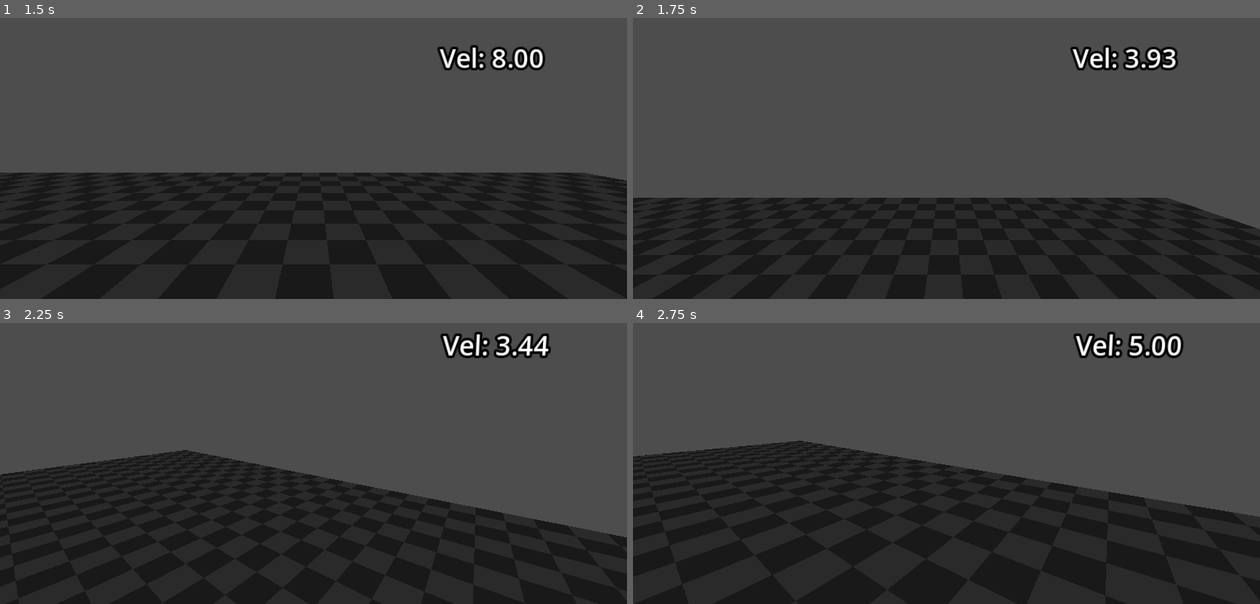
Above: before the commit, frames 1-4 (two rows, left to right).
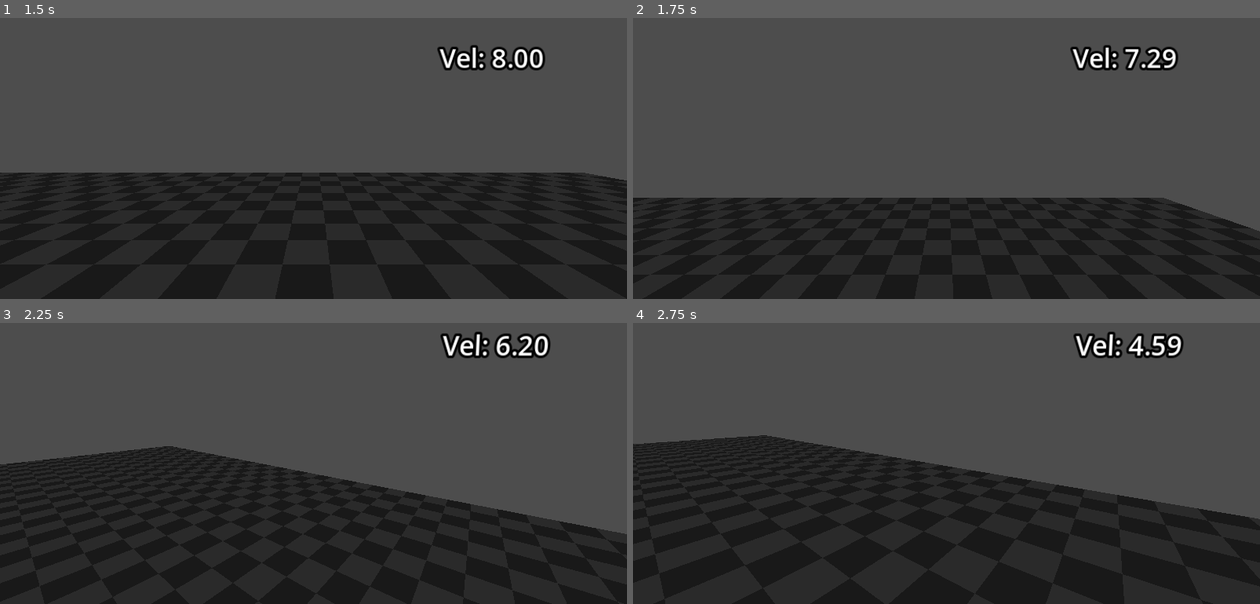
Above: after the commit, the same moments.

Repository: Octoan1/respawn26-colors
Game: Godot game, scene res://Game/main.tscn
The game is run twice, just before and just after one commit, with the same random seed, the same clock (stepped at 60 frames per second) and the same inputs. The engine's default icon, where the game draws it, is replaced by a stand-in: a white triangle on a blue panel in a dark square.
Inputs (mouse positions are in pixels of both pictures, inside the frame that each line leads up to):
- Up to frame 1 (1.5 s): click "START" at 0.5 s; tap Enter at 1.25 s; move the mouse to (451, 105) at 1.27 s; hold D (player_right) from 1.28 s (still down); hold Shift (player_sprint) from 1.28 s (still down); click (451, 105) at 1.42 s
- Up to frame 2 (1.75 s): keep holding D (player_right); keep holding Shift (player_sprint); tap Space (player_jump) at 1.52 s
- Up to frame 3 (2.25 s): move the mouse to (282, 429) at 2.02 s; release D (player_right) at 2.03 s; release Shift (player_sprint) at 2.03 s; hold W (player_forwards) from 2.03 s (still down); tap Shift (player_sprint) at 2.1 s
- Up to frame 4 (2.75 s): keep holding W (player_forwards); tap Space (player_jump) at 2.27 s

Frame 1 is identical in both runs. In frame 2, 0.4% of the frame differs, in the area x 78-100%, y 10-76%; in frame 3, 1.8%, in the area x 0-100%, y 3-77%; in frame 4, 1.6%.

Commit message:
Changed air momentum

Diff:
--- a/Entities/Player/States/air.gd
+++ b/Entities/Player/States/air.gd
@@ -32,14 +32,16 @@
 	var input_dir := Input.get_vector("player_left", "player_right", "player_forwards", "player_backwards")
 	var direction := (player.transform.basis * Vector3(input_dir.x, 0, input_dir.y)).normalized()
 	if direction:
-		# carry momentum in air
-		player.velocity.x = move_toward(player.velocity.x, direction.x * player.walk_speed * 0.5, player.acceleration * delta)
-		player.velocity.z = move_toward(player.velocity.z, direction.z * player.walk_speed * 0.5, player.acceleration * delta)
-		pass
-	else:
-		# carry momentum in air
-		#player.velocity.x = move_toward(player.velocity.x, 0, player.acceleration * delta)
-		#player.velocity.z = move_toward(player.velocity.z, 0, player.acceleration * delta)
-		pass
+		# Keep existing momentum and slightly influence it with input
+		player.velocity.x += direction.x * player.air_acceleration * delta
+		player.velocity.z += direction.z * player.air_acceleration * delta
+
+		# Limit horizontal speed
+		var horizontal_velocity := Vector2(player.velocity.x, player.velocity.z)
+
+		if horizontal_velocity.length() > player.run_speed:
+			horizontal_velocity = horizontal_velocity.normalized() * player.walk_speed
+			player.velocity.x = horizontal_velocity.x
+			player.velocity.z = horizontal_velocity.y
 
 	player.move_and_slide()
--- a/Entities/Player/player.gd
+++ b/Entities/Player/player.gd
@@ -5,6 +5,7 @@
 @export var run_speed:float = 8.0
 @export var jump_velocity:float = 4.5
 @export var acceleration:float = 25.0
+@export var air_acceleration:float = 10.0
 @export var mouse_sensitivity:float = 0.002
 @export var stick_force:float = 5
 
